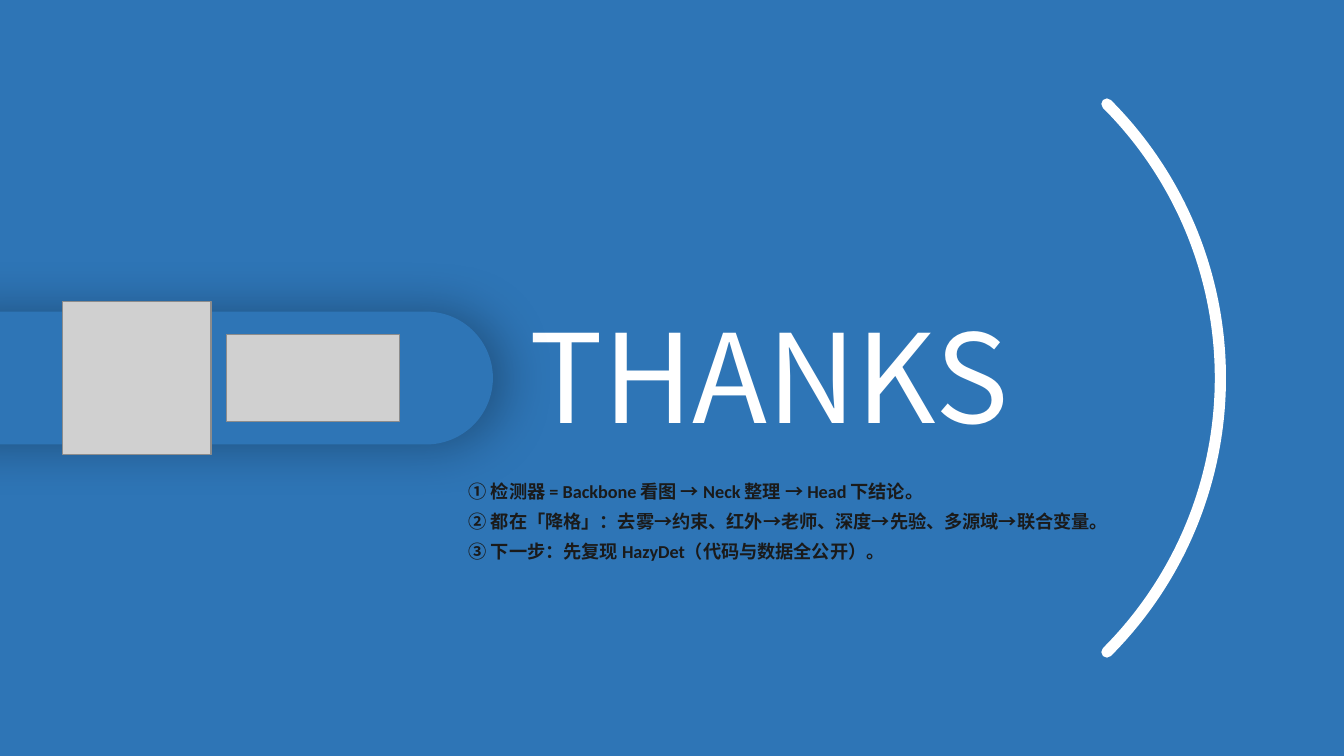
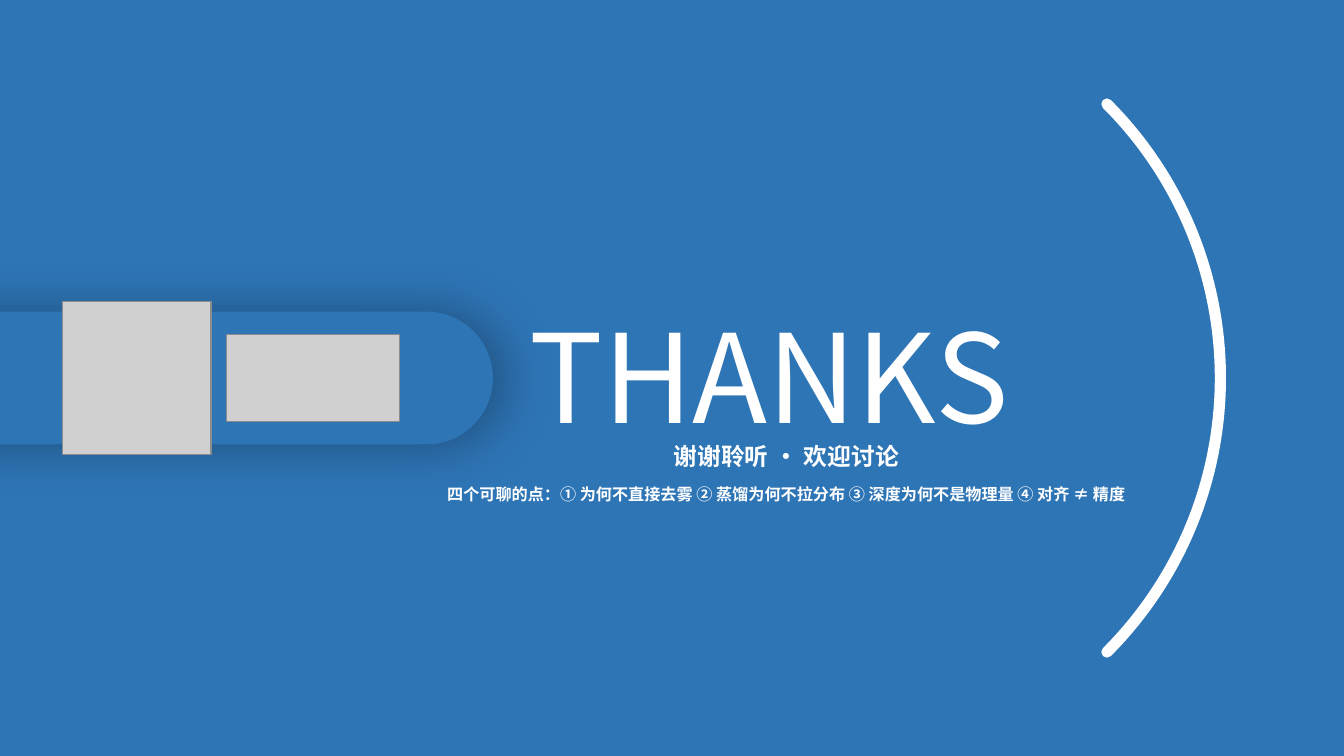
Before and after one commit to 139876/paper-notes, a slide deck: slide 17 of 论文精读/3-HazyDet精读/附件/四篇论文-组会汇报.pptx. Drawn at 1344x756 pixels with LibreOffice and Linux fonts; fonts in the diff are those of the drawing; grey boxes stand for pictures. Boxes give left, top, right and bottom in pixels: in the first picture for what was removed or moved away, otherwise in the second. Text is boxed around its words. In the diff, an @@ line names an element or a change of style, - is before the commit and + after.

```diff
--- a/论文精读/3-HazyDet精读/附件/四篇论文-组会汇报.pptx
+++ b/论文精读/3-HazyDet精读/附件/四篇论文-组会汇报.pptx
@@ text at <box>447,445,1125,505</box>: text changed; size 13 to 11.5 pt; font Calibri to Noto Sans CJK SC; text colour #1A1A1A to #FFFFFF @@
-① 检测器 = Backbone 看图 → Neck 整理 → Head 下结论。
-② 都在「降格」：去雾→约束、红外→老师、深度→先验、多源域→联合变量。
-③ 下一步：先复现 HazyDet（代码与数据全公开）。
+谢谢聆听 · 欢迎讨论
+四个可聊的点：① 为何不直接去雾 ② 蒸馏为何不拉分布 ③ 深度为何不是物理量 ④ 对齐 ≠ 精度
```
Also in this commit, not shown: 14 other slides changed.
